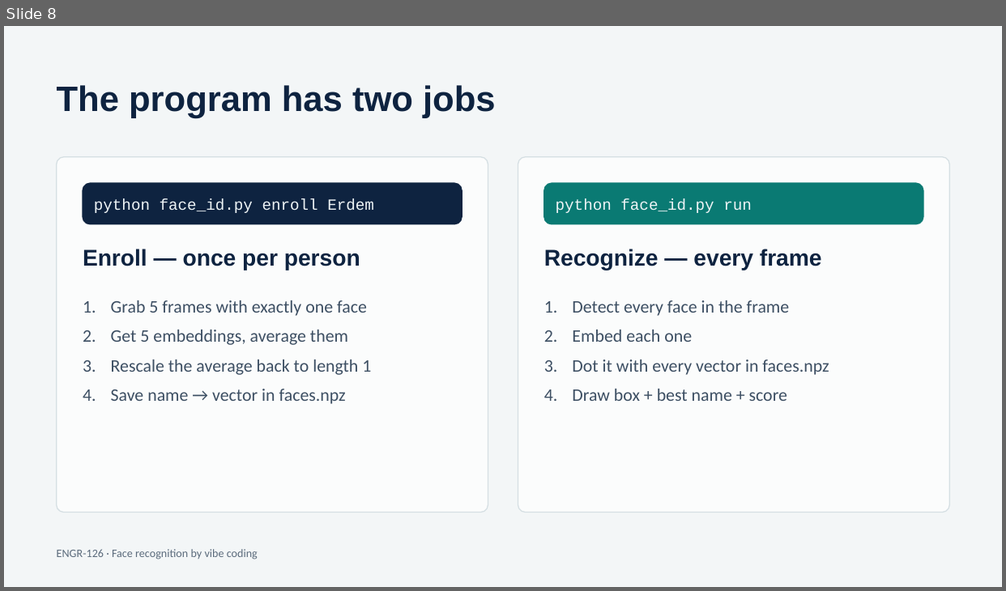
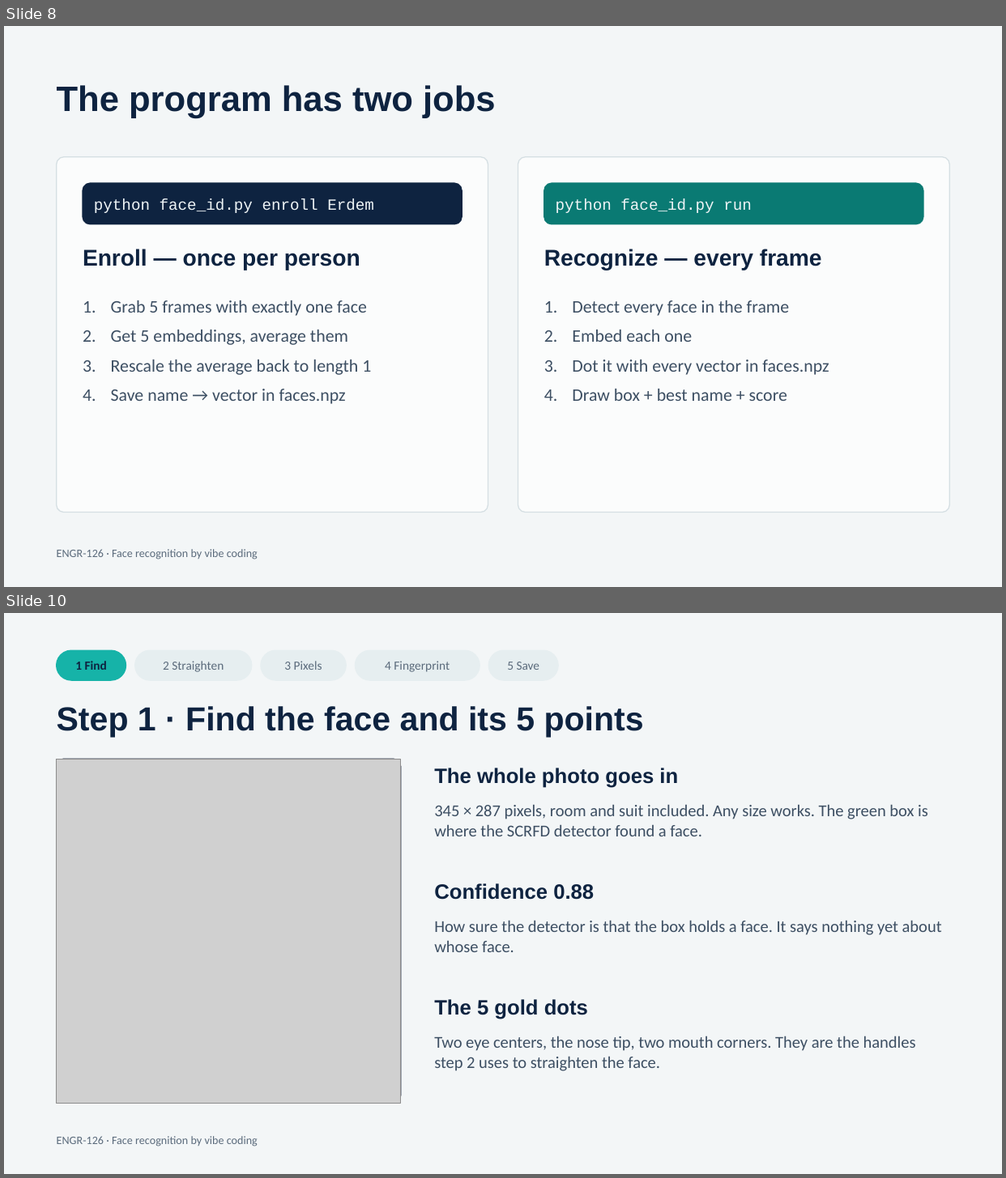
Before and after one commit to ET-Phone-Home-AI/ET-Phone-Home-AI, a slide deck: Face_Recognition_Vibe_Coding.pptx. Shown one above the other, each under a label of ours: slide 8 before the commit, slides 8 and 10 after it; the slides between them are not shown. The pictures are 1006x591 and 1006x1178 pixels, drawn with LibreOffice and Linux fonts; fonts in the diff are those of the drawing; grey boxes stand for pictures. Boxes give left, top, right and bottom in pixels: in the first picture for what was removed or moved away, otherwise in the second. Text is boxed around its words. In the diff, an @@ line names an element or a change of style, - is before the commit and + after.

```diff
--- a/Face_Recognition_Vibe_Coding.pptx
+++ b/Face_Recognition_Vibe_Coding.pptx
@@ slide 10 added at (x1=4, y1=613, x2=1002, y2=1174), background #F3F6F7 @@
@@ rounded rectangle added at (x1=57, y1=650, x2=126, y2=680), fill #16B3A8, outline #16B3A8 1 pt @@
@@ text added at (x1=75, y1=661, x2=107, y2=670), 12 pt, text #0E2340, bold @@
+1 Find
@@ rounded rectangle added at (x1=135, y1=650, x2=252, y2=680), fill #E6EEF0, outline #E6EEF0 1 pt @@
@@ text added at (x1=163, y1=661, x2=224, y2=672), 12 pt, text #5B6B7C @@
+2 Straighten
@@ rounded rectangle added at (x1=261, y1=650, x2=346, y2=680), fill #E6EEF0, outline #E6EEF0 1 pt @@
@@ text added at (x1=284, y1=661, x2=322, y2=670), 12 pt, text #5B6B7C @@
+3 Pixels
@@ rounded rectangle added at (x1=355, y1=650, x2=480, y2=680), fill #E6EEF0, outline #E6EEF0 1 pt @@
@@ text added at (x1=385, y1=661, x2=450, y2=672), 12 pt, text #5B6B7C @@
+4 Fingerprint
@@ rounded rectangle added at (x1=488, y1=650, x2=558, y2=680), fill #E6EEF0, outline #E6EEF0 1 pt @@
@@ text added at (x1=507, y1=662, x2=540, y2=670), 12 pt, text #5B6B7C @@
+5 Save
@@ text added at (x1=57, y1=706, x2=644, y2=738), 32 pt, text #0E2340, bold @@
+Step 1 · Find the face and its 5 points
@@ rounded rectangle added at (x1=57, y1=759, x2=401, y2=1103), fill #0D1B34, outline #0D1B34 1 pt @@
@@ picture added at (x1=57, y1=759, x2=401, y2=1103) @@
@@ text added at (x1=434, y1=768, x2=678, y2=788), 20 pt, text #0E2340, bold @@
+The whole photo goes in
@@ text added at (x1=434, y1=804, x2=928, y2=837), 16 pt, text #3D4F63 @@
+345 × 287 pixels, room and suit included. Any size works. The green box is where the SCRFD detector found a face.
@@ text added at (x1=434, y1=884, x2=594, y2=900), 20 pt, text #0E2340, bold @@
+Confidence 0.88
@@ text added at (x1=434, y1=920, x2=942, y2=952), 16 pt, text #3D4F63 @@
+How sure the detector is that the box holds a face. It says nothing yet about whose face.
@@ text added at (x1=434, y1=999, x2=588, y2=1020), 20 pt, text #0E2340, bold @@
+The 5 gold dots
@@ text added at (x1=434, y1=1036, x2=916, y2=1071), 16 pt, text #3D4F63 @@
+Two eye centers, the nose tip, two mouth corners. They are the handles step 2 uses to straighten the face.
@@ text added at (x1=57, y1=1136, x2=258, y2=1147), 11 pt, text #5B6B7C @@
+ENGR-126 · Face recognition by vibe coding
```
Also in this commit, not shown: 5 other slides added.
